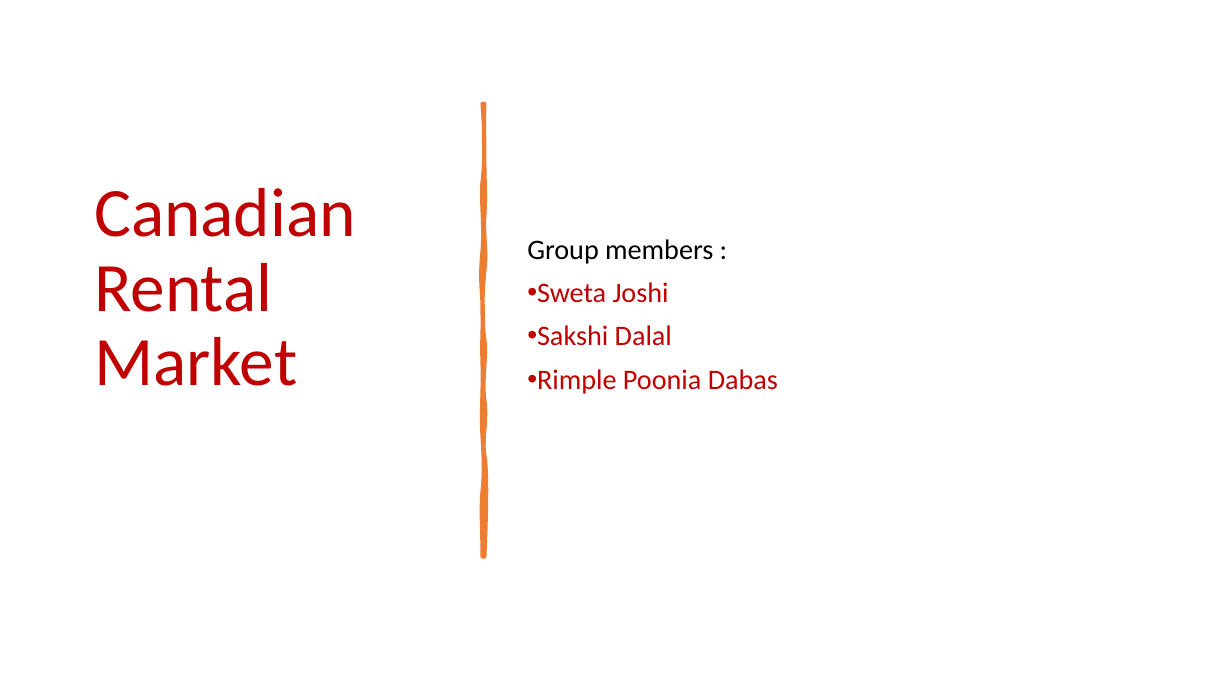
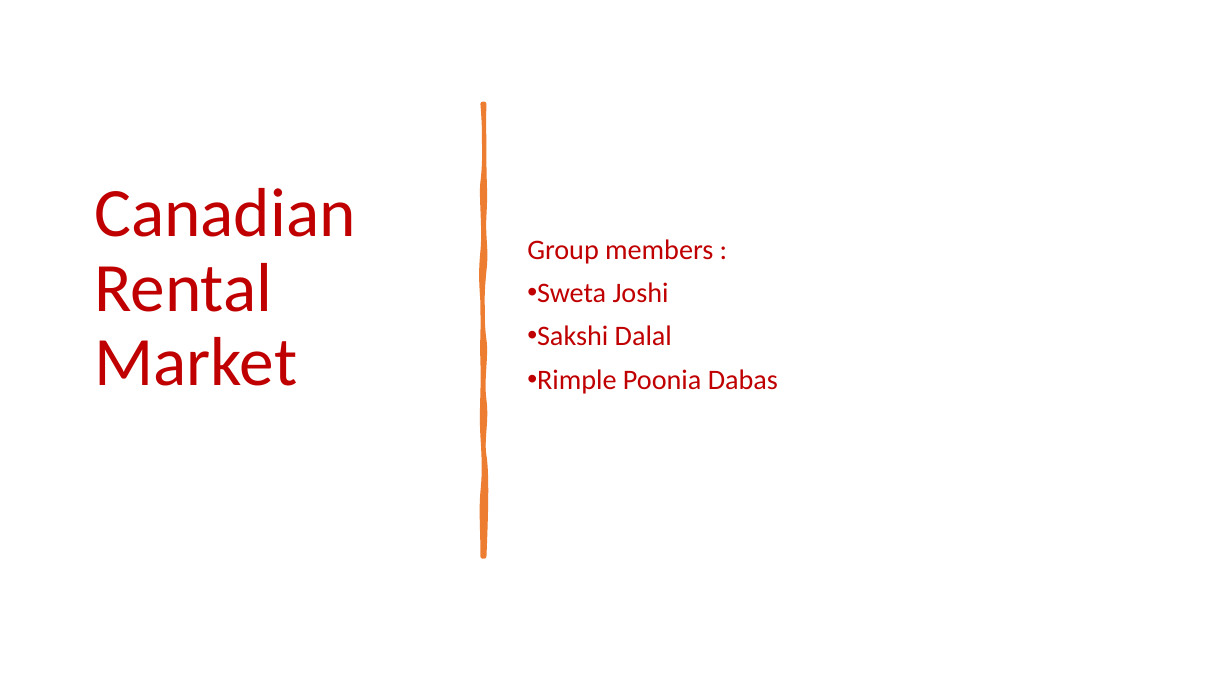
Before and after one commit to joshi-swetam/Interactive-Visualizations_Canadian_Rental_market, a slide deck: slide 1 of Slide deck/Slide deck.pptx. Drawn at 1232x693 pixels with LibreOffice and Linux fonts; fonts in the diff are those of the drawing. Boxes give left, top, right and bottom in pixels: in the first picture for what was removed or moved away, otherwise in the second. Text is boxed around its words. In the diff, an @@ line names an element or a change of style, - is before the commit and + after.

```diff
--- a/Slide deck/Slide deck.pptx
+++ b/Slide deck/Slide deck.pptx
@@ subtitle at bbox=[527, 239, 713, 264]: text colour #000000 to #C00000 in "Group members :" @@
```
